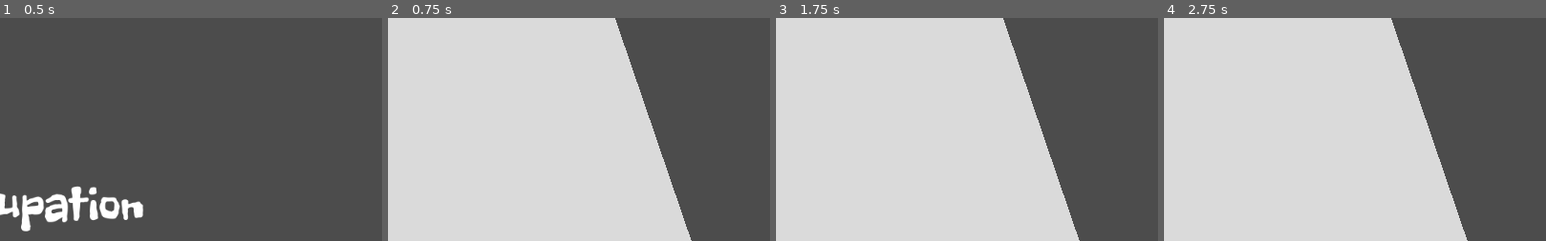
Above: before the commit, frames 1-4 (left to right).
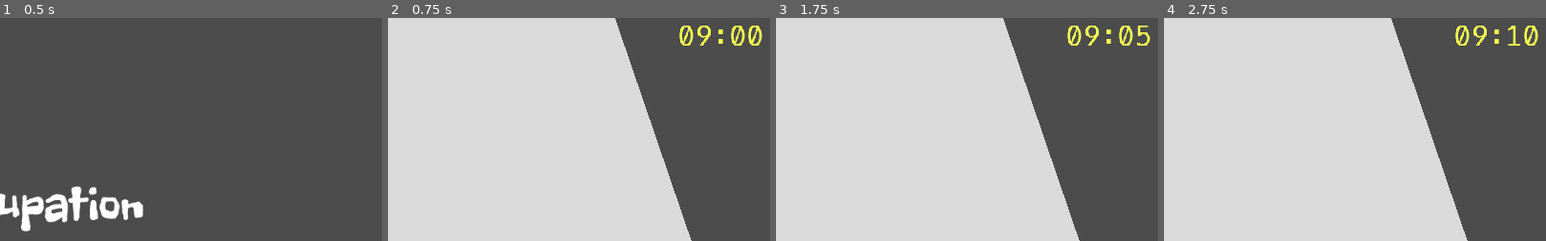
Above: after the commit, the same moments.

Repository: Bootjack/wj22-revolution
Game: Godot game, scene res://scenes/Root.tscn
The game is run twice, just before and just after one commit, with the same random seed, the same clock (stepped at 60 frames per second) and the same inputs.
Inputs:
- Up to frame 1 (0.5 s): no input
- Up to frame 2 (0.75 s): click "Start" at 0.5 s
- Up to frame 3 (1.75 s): tap Enter at 1.25 s
- Up to frame 4 (2.75 s): tap Space at 2 s
The pictures show only the part of the screen within x 50-100%, y 2-52%; the shares and areas given below are measured in that part.

Frame 1 is identical in both runs. In frame 2, 0.8% of the frame differs, in the area x 76-98%, y 3-13%; in frame 3, 0.7%; in frame 4, 0.7%.

Commit message:
Add timer that can end the protest scene when it reaches curfew

Diff:
--- a/project.godot
+++ b/project.godot
@@ -8,9 +8,14 @@
 
 config_version=4
 
-_global_script_classes=[  ]
+_global_script_classes=[ {
+"base": "Control",
+"class": "TimerDisplay",
+"language": "GDScript",
+"path": "res://scripts/Timer.gd"
+} ]
 _global_script_class_icons={
-
+"TimerDisplay": ""
 }
 
 [application]
--- a/scenes/GameMenu.tscn
+++ b/scenes/GameMenu.tscn
@@ -3,6 +3,7 @@
 [ext_resource path="res://scripts/GameMenu.gd" type="Script" id=1]
 
 [node name="GameMenu" type="Control"]
+pause_mode = 2
 anchor_right = 1.0
 anchor_bottom = 1.0
 script = ExtResource( 1 )
--- a/scenes/MainMenu.tscn
+++ b/scenes/MainMenu.tscn
@@ -8,6 +8,7 @@
 font_data = ExtResource( 2 )
 
 [node name="MainMenu" type="Control"]
+pause_mode = 2
 anchor_right = 1.0
 anchor_bottom = 1.0
 script = ExtResource( 1 )
--- a/scenes/Protest.tscn
+++ b/scenes/Protest.tscn
@@ -1,4 +1,7 @@
-[gd_scene load_steps=3 format=2]
+[gd_scene load_steps=5 format=2]
+
+[ext_resource path="res://scenes/Timer.tscn" type="PackedScene" id=1]
+[ext_resource path="res://scripts/Protest.gd" type="Script" id=2]
 
 [sub_resource type="Environment" id=1]
 
@@ -8,6 +11,8 @@
 subdivide_depth = 20
 
 [node name="Protest" type="Spatial"]
+pause_mode = 1
+script = ExtResource( 2 )
 
 [node name="WorldEnvironment" type="WorldEnvironment" parent="."]
 environment = SubResource( 1 )
@@ -21,3 +26,5 @@
 [node name="MeshInstance" type="MeshInstance" parent="."]
 mesh = SubResource( 2 )
 material/0 = null
+
+[node name="Timer" parent="." instance=ExtResource( 1 )]
--- a/scenes/Root.tscn
+++ b/scenes/Root.tscn
@@ -3,4 +3,5 @@
 [ext_resource path="res://scripts/Root.gd" type="Script" id=1]
 
 [node name="GameRoot" type="Spatial"]
+pause_mode = 2
 script = ExtResource( 1 )
--- /dev/null
+++ b/scenes/Timer.tscn
@@ -0,0 +1,30 @@
+[gd_scene load_steps=4 format=2]
+
+[ext_resource path="res://fonts/Oxygen_Mono/OxygenMono-Regular.ttf" type="DynamicFontData" id=1]
+[ext_resource path="res://scripts/Timer.gd" type="Script" id=2]
+
+[sub_resource type="DynamicFont" id=1]
+size = 38
+font_data = ExtResource( 1 )
+
+[node name="Timer" type="Control"]
+anchor_left = 1.0
+anchor_right = 1.0
+script = ExtResource( 2 )
+__meta__ = {
+"_edit_use_anchors_": false
+}
+
+[node name="Label" type="Label" parent="."]
+anchor_left = 1.0
+anchor_right = 1.0
+margin_top = 10.0
+margin_right = -10.0
+grow_horizontal = 0
+custom_fonts/font = SubResource( 1 )
+custom_colors/font_color = Color( 0.960784, 1, 0.321569, 1 )
+text = "12:00"
+align = 2
+__meta__ = {
+"_edit_use_anchors_": false
+}
--- /dev/null
+++ b/scripts/Protest.gd
@@ -0,0 +1,9 @@
+extends Spatial
+
+signal protest_ended
+
+func _ready():
+	$Timer.connect("curfew_reached", self, "on_curfew_reached")
+
+func on_curfew_reached():
+	emit_signal("protest_ended")
--- a/scripts/Root.gd
+++ b/scripts/Root.gd
@@ -6,6 +6,8 @@
 var main_menu_res = preload("res://scenes/MainMenu.tscn")
 var protest_scene
 var protest_res = preload("res://scenes/Protest.tscn")
+var today = 0
+var total_days = 14
 
 # Called when the node enters the scene tree for the first time.
 func _ready():
@@ -34,26 +36,40 @@
 func add_protest():
 	protest_scene = protest_res.instance()
 	add_child(protest_scene)
+	protest_scene.connect("protest_ended", self, "on_protest_ended")
 	hide_main_menu()
+
+func hide_game_menu():
+	game_menu_scene.visible = false
 
 func hide_main_menu():
 	main_menu_scene.visible = false
+
+func on_protest_ended():
+	remove_protest()
+	show_main_menu()
 
 func on_save_game():
 	print("Saving game")
 
 func on_start_game():
 	add_protest()
+	unpause_game()
 
 func on_stop_game():
+	pause_game()
+	hide_game_menu()
 	remove_protest()
-	toggle_game_menu()
 	show_main_menu()
 
 func on_quit_game():
 	get_tree().quit()
 
+func pause_game():
+	get_tree().paused = true
+
 func remove_protest():
+	pause_game()
 	remove_child(protest_scene)
 
 func show_splash():
@@ -62,5 +78,16 @@
 func show_main_menu():
 	main_menu_scene.visible = true
 
+func show_game_menu():
+	game_menu_scene.visible = true
+
 func toggle_game_menu():
 	game_menu_scene.visible = !game_menu_scene.visible
+
+	if (game_menu_scene.visible):
+		pause_game()
+	else:
+		unpause_game()
+
+func unpause_game():
+	get_tree().paused = false
--- /dev/null
+++ b/scripts/Timer.gd
@@ -0,0 +1,36 @@
+class_name TimerDisplay
+extends Control
+
+signal curfew_reached
+
+const default_curfew_time = 10.0 * 60.0 * 60
+const default_start_time = 9.0 * 60.0 * 60
+
+var curfew_time
+var current_time
+var label:Label
+var timescale = 5.0 * 60.0 # 1 minute : 5 hours
+
+func _ready():
+	curfew_time = default_curfew_time
+	current_time = default_start_time
+	label = get_node("Label")
+
+func _process(delta):
+	current_time += delta * timescale
+	label.text = format_time()
+	if (current_time > curfew_time):
+		emit_signal("curfew_reached")
+
+func format_time() -> String:
+	var hours = int(floor(current_time / (60 * 60))) % 24
+	var minutes = int(floor(current_time / 60)) % 60
+	minutes = floor(minutes / 5) * 5
+	var time = "%02d:%02d" % [hours, minutes]
+	return time
+
+func set_curfew(minutes:float):
+	curfew_time = minutes
+
+func set_time(minutes:float):
+	current_time = minutes
Binary file added: fonts/Geostar/Geostar-Regular.ttf
Not shown, added: fonts/Geostar/OFL.txt
Not shown, added: fonts/Oxygen_Mono/OFL.txt
Binary file added: fonts/Oxygen_Mono/OxygenMono-Regular.ttf
